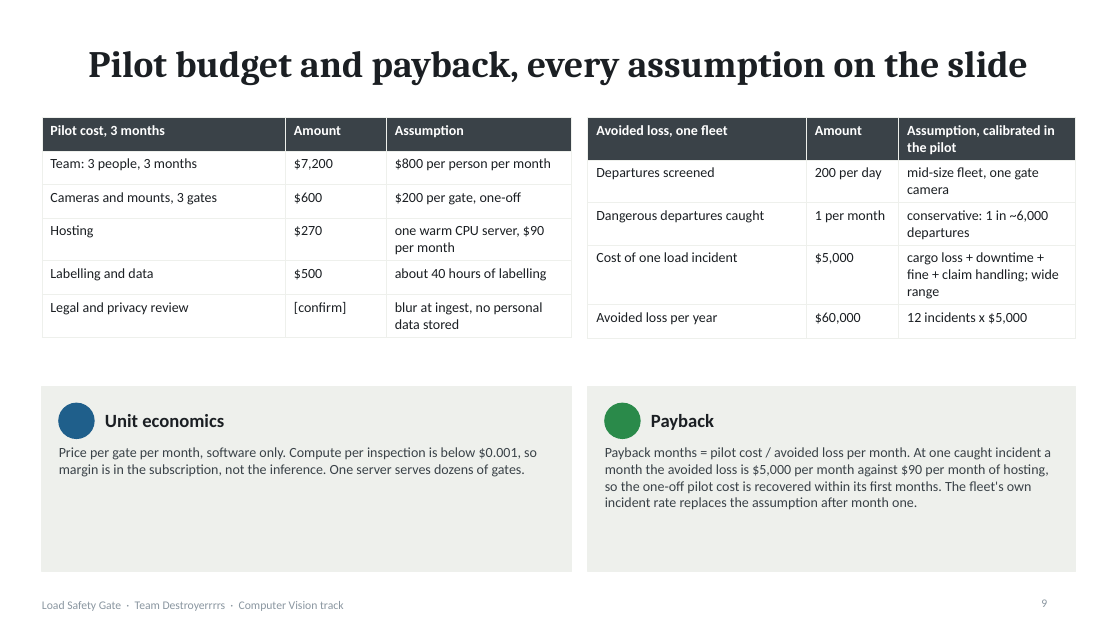
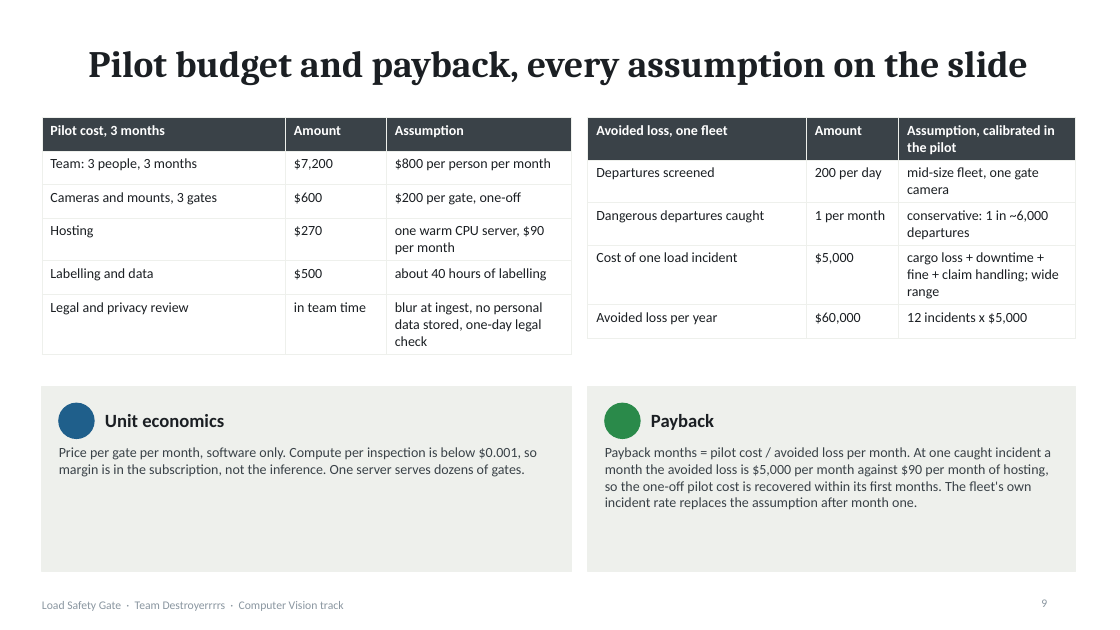
Before and after one commit to Winner-121/Destroyerrrrs_Final_Stage, a slide deck: slide 9 of deck/LoadSafetyGate_deck.pptx. Drawn at 1120x630 pixels with LibreOffice and Linux fonts; fonts in the diff are those of the drawing. Boxes give left, top, right and bottom in pixels: in the first picture for what was removed or moved away, otherwise in the second. Text is boxed around its words. In the diff, an @@ line names an element or a change of style, - is before the commit and + after.

```diff
--- a/deck/LoadSafetyGate_deck.pptx
+++ b/deck/LoadSafetyGate_deck.pptx
@@ table at [42, 118, 571, 350] @@
-row 6, column 2: [confirm]
+row 6, column 2: in team time
-row 6, column 3: blur at ingest, no personal data stored
+row 6, column 3: blur at ingest, no personal data stored, one-day legal check
```
Also in this commit, not shown: 2 other files.
